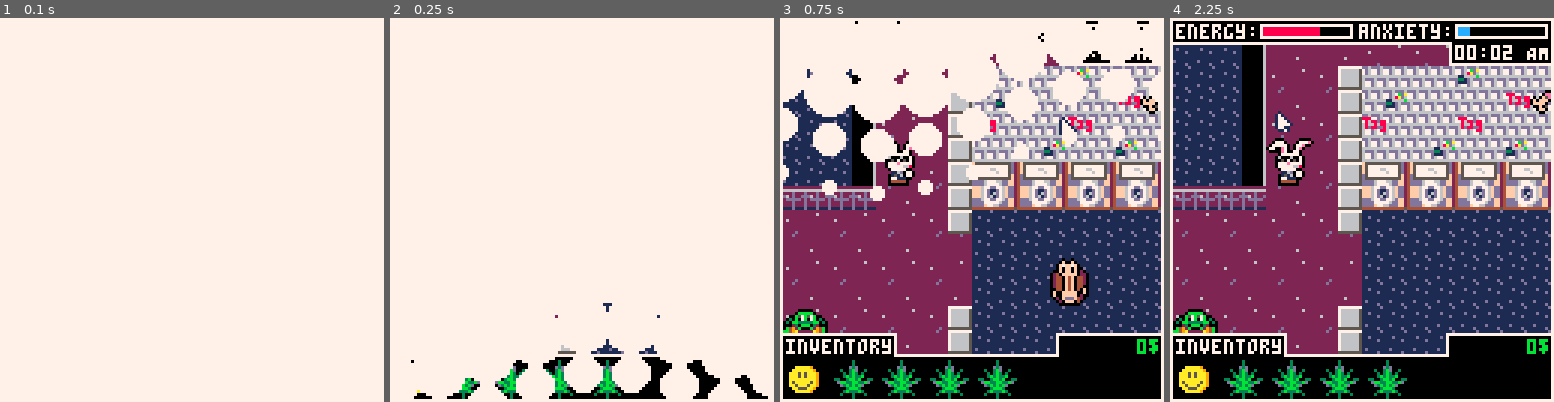
Above: before the commit, frames 1-4 (left to right).
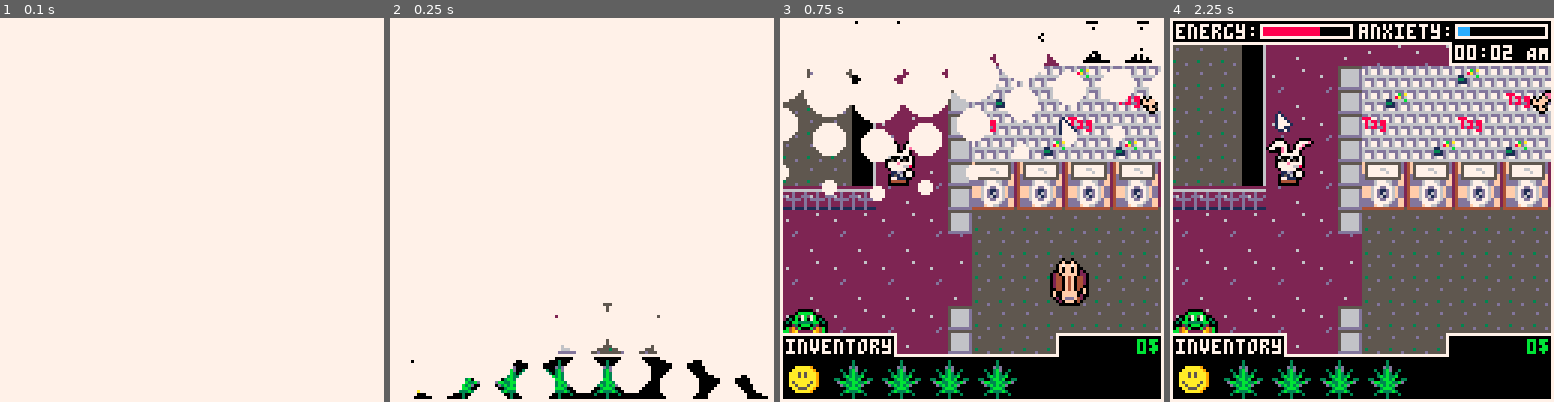
Above: after the commit, the same moments.

Repository: ekaktusz/ld53delivery
Game: PICO-8 cartridge delivery.p8
Two runs of this game, one before a commit and one after it. Both use one fixed random seed, a clock stepped at 60 frames per second and the inputs below.
Inputs (mouse positions are in pixels of both pictures, inside the frame that each line leads up to):
- Up to frame 1 (0.1 s): no input
- Up to frame 2 (0.25 s): no input
- Up to frame 3 (0.75 s): tap X (X key) at 0.33 s; click (1060, 121) at 0.67 s
- Up to frame 4 (2.25 s): tap X (X key) at 1.07, 1.85 s; click (1216, 267) at 1.22 s; hold Right 1.6-2.1 s; click (1277, 114) at 1.77 s; hold Up from 2.15 s (still down)

Frame 1 is identical in both runs. In frame 2, 0.3% of the frame differs, in the area x 43-71%, y 74-88%; in frame 3, 19%; in frame 4, 24%, in the area x 0-100%, y 7-88%.

Commit message:
dealer animation

Diff:
--- a/include/dealer.lua
+++ b/include/dealer.lua
@@ -4,7 +4,6 @@
     clear_table(dealer)
 
     dealer = get_objects_for_sprite_num(134,32,16,"dealer")[1]
-
     --shop
     shop = {
         x = 32,
@@ -55,10 +54,15 @@
             end
         end
     end
+
+    local frames = { {x=48, y=64, w=32, h=16}, {x=80, y=16, w=32, h=16} }
+    dealer.animation = animation_new(frames, 40)
 end
 
 
 function dealer_update()
+    animation_update(dealer.animation)
+
     if dealer.in_shop then
         button_update(dealer.buy_btn1)
         button_update(dealer.buy_btn2)
@@ -109,8 +113,8 @@
 end
 
 function dealer_draw()
-    --animation_draw(dealer.animation, dealer.x, dealer.y)
-    sspr(48,64,dealer.w,dealer.h,dealer.x,dealer.y)
+    animation_draw(dealer.animation, dealer.x, dealer.y)
+    --sspr(48,64,dealer.w,dealer.h,dealer.x,dealer.y)
 
     if dealer.in_shop then
         dealer_draw_shop()
Not shown, changed: 48 lines of the sprite sheet (__gfx__) section of delivery.p8
